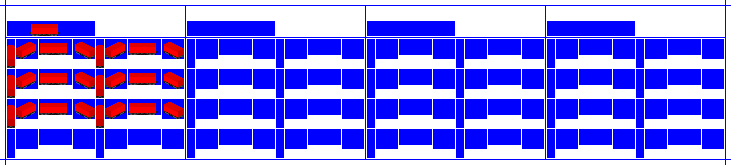
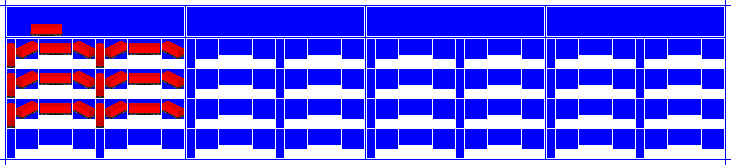
Layers edited between the first and the second 731 x 165 image:
hid "7 Train" over [7, 24, 184, 116]
showed "8 Train" over [7, 24, 184, 116]
painted on "Background" over [7, 7, 724, 36]